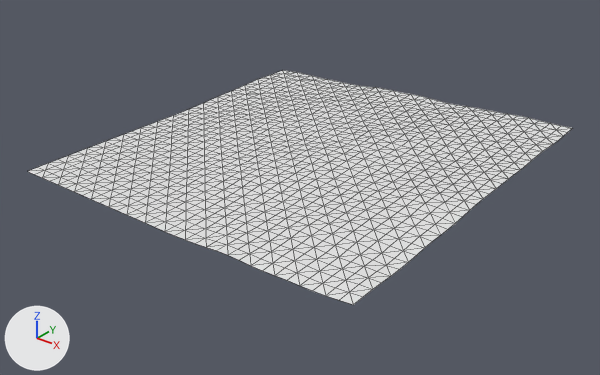
The OBJ model assets/maps/chunks/terrain_lod0_-5_3.obj, before and after one commit.
Rendered twice from a camera (50 mm lens) standing at (-419.9, -647.0, 101.0) and looking at (-574.5, -453.8, -18.7). Lighting does not change. The marker at lower left points along +X, +Y and +Z. The first picture is the older version. Mesh edges are drawn as thin lines. Where no turn or scale is listed for an object, it has been applied to the vertices.

Names of what the first picture shows: 'terrain_lod0_-5_3'.
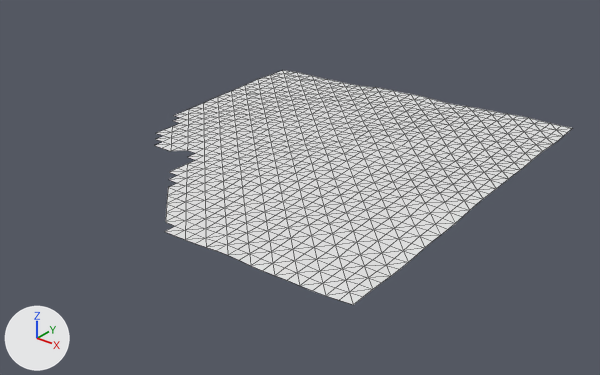
Patch to the scene script:
```diff
--- a/assets/maps/chunks/terrain_lod0_-5_3.obj.py
+++ b/assets/maps/chunks/terrain_lod0_-5_3.obj.py
@@ me_terrain_lod0__5_3 @@
 # used by ob_terrain_lod0__5_3; location = (0.0, 0.0, 0.0)
-me_terrain_lod0__5_3.from_pydata(...)  # 1089 vertices, 2048 faces; spans x -640.0..-512.0, y -512.0..-384.0, z -10.8..-3.9
+me_terrain_lod0__5_3.from_pydata(...)  # 956 vertices, 1785 faces; spans x -640.0..-512.0, y -512.0..-384.0, z -10.8..-3.9
+# me_terrain_lod0__5_3 part 1
+# 133 vertices are removed from x -640.0..-580.0, y -512.0..-452.0, z -10.8
+# 263 faces are deleted
```

Location of each change, [x1, y1, x2, y2] in pixels of the pictures (600 x 375 px):
'terrain_lod0_-5_3', reshaped (23% narrower): before [28, 70, 572, 305]; after [155, 70, 572, 305]
part 1 of me_terrain_lod0__5_3, deleted: before [28, 116, 196, 231]
